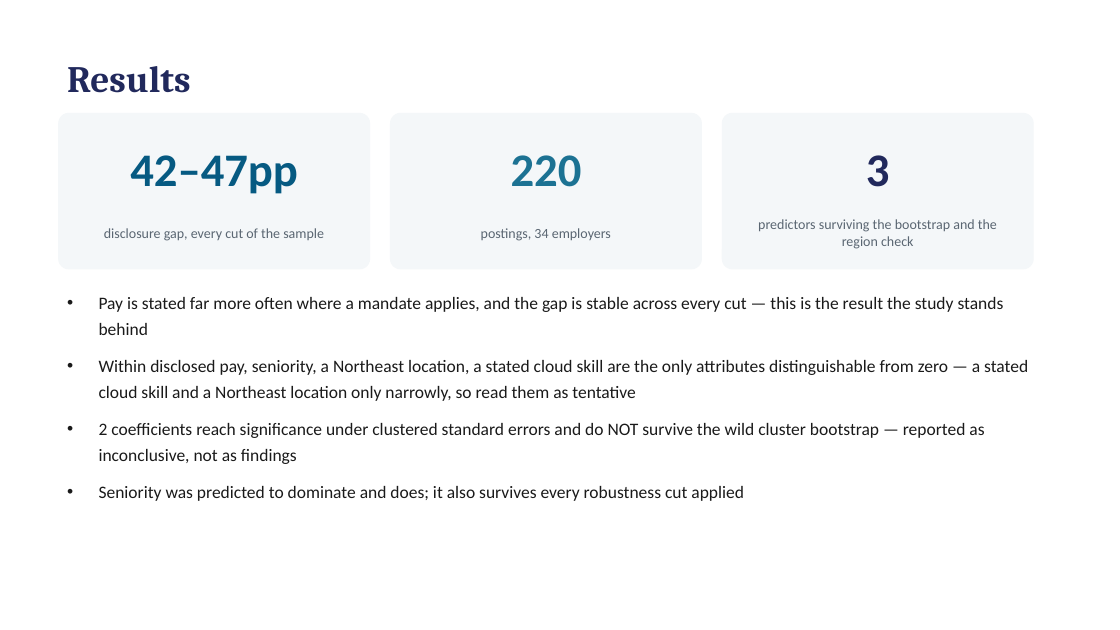
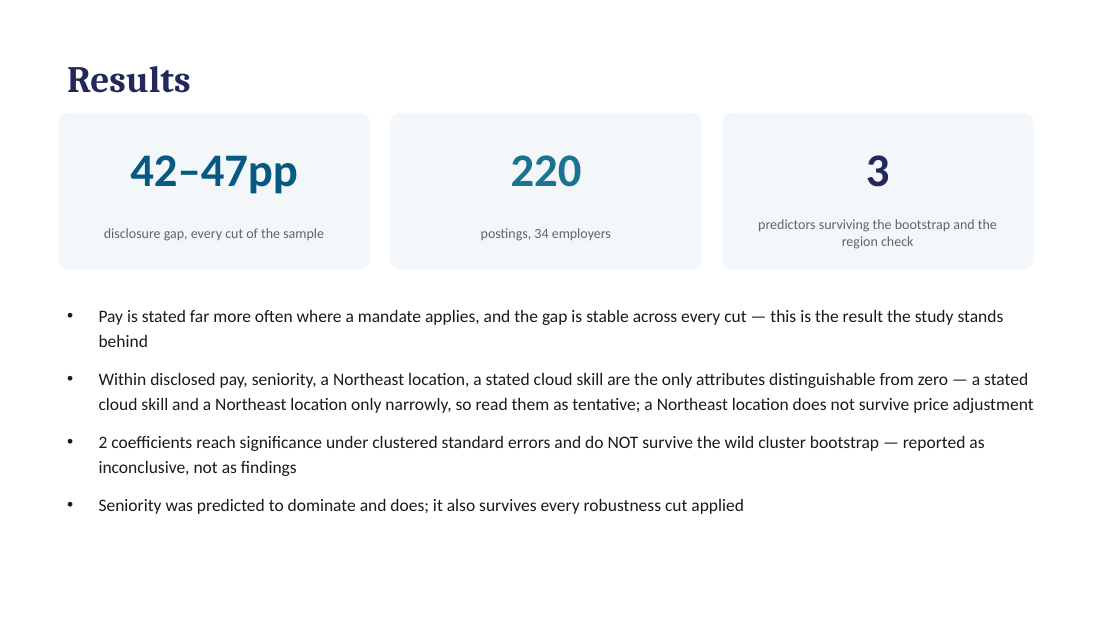
Before and after one commit to hendeal-cyber/Modern-Labor-Market-Data-Submission, a slide deck: slide 6 of paper/presentation.pptx. Drawn at 1120x630 pixels with LibreOffice and Linux fonts; fonts in the diff are those of the drawing. Boxes give left, top, right and bottom in pixels: in the first picture for what was removed or moved away, otherwise in the second. Text is boxed around its words. In the diff, an @@ line names an element or a change of style, - is before the commit and + after.

```diff
--- a/paper/presentation.pptx
+++ b/paper/presentation.pptx
@@ text at (99, 373, 1034, 413): text changed @@
-• Within disclosed pay, seniority, a Northeast location, a stated cloud skill are the only attributes distinguishable from zero — a stated cloud skill and a Northeast location only narrowly, so read them as tentative
+• Within disclosed pay, seniority, a Northeast location, a stated cloud skill are the only attributes distinguishable from zero — a stated cloud skill and a Northeast location only narrowly, so read them as tentative; a Northeast location does not survive price adjustment
```
Also in this commit, not shown: 5 other files.
